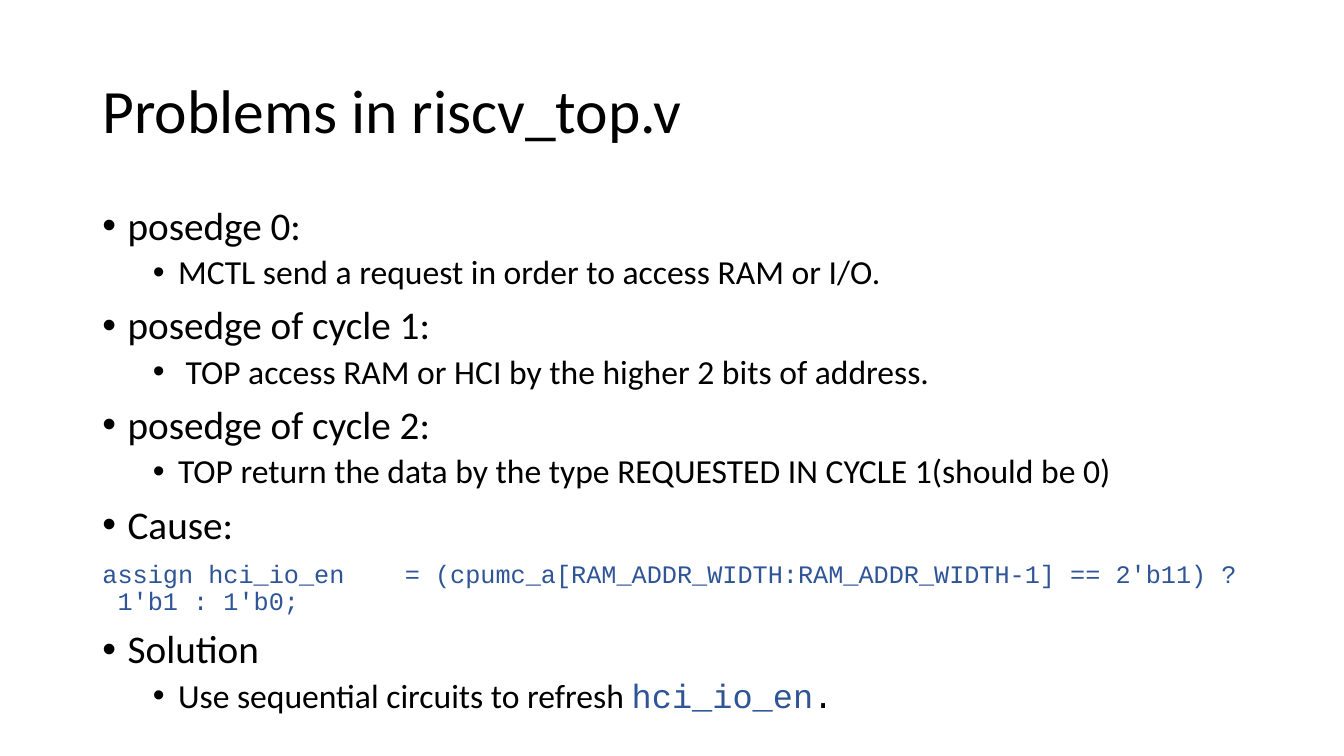
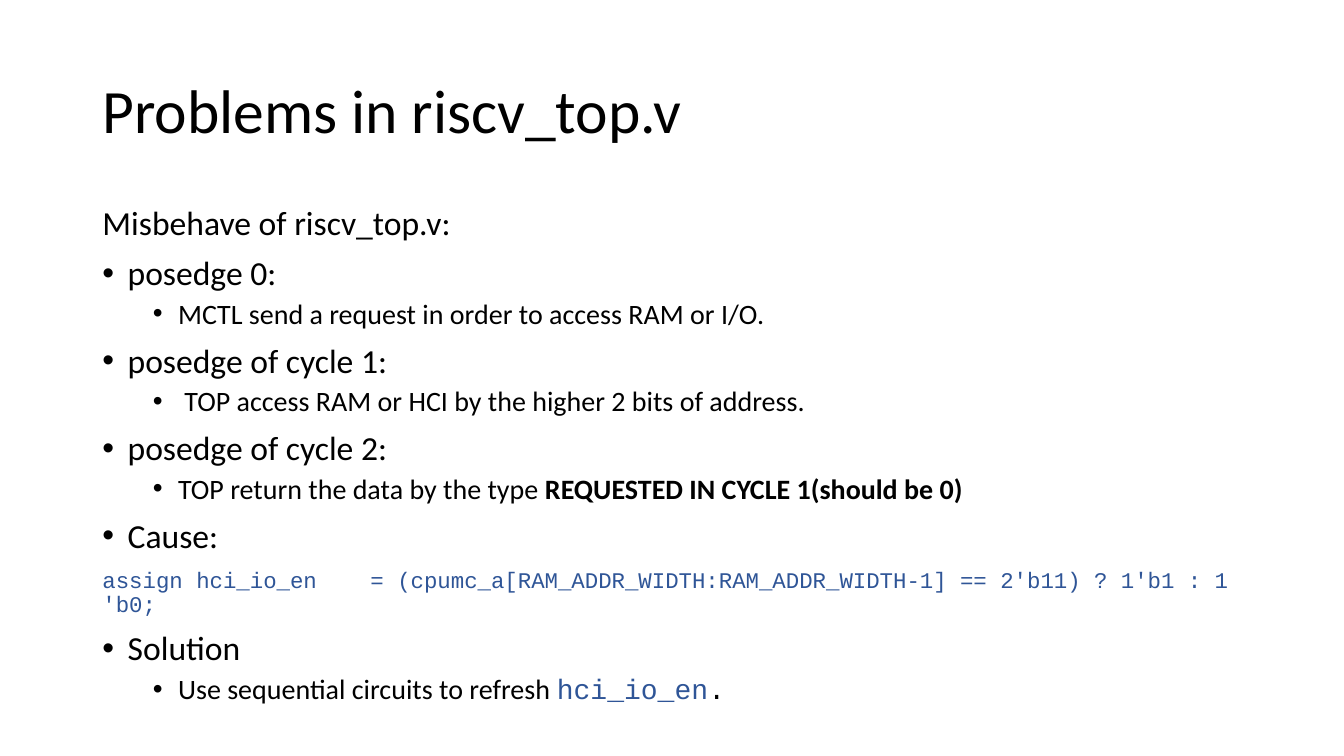
Before and after one commit to fstqwq/PipyV, a slide deck: slide 19 of arch_pre.pptx (slide 16 before the commit). Drawn at 1344x756 pixels with LibreOffice and Linux fonts; fonts in the diff are those of the drawing. Boxes give left, top, right and bottom in pixels: in the first picture for what was removed or moved away, otherwise in the second. Text is boxed around its words. In the diff, an @@ line names an element or a change of style, - is before the commit and + after.

```diff
--- a/arch_pre.pptx
+++ b/arch_pre.pptx
@@ text at bbox=[102, 211, 450, 241]: paragraph added @@
+Misbehave of riscv_top.v:
@@ text at bbox=[102, 261, 1228, 704]: size 28 to 24 pt in "posedge 0:", "posedge of cycle 1:", "posedge of cycle 2:", "Cause:" and 1 more places; size 24 to 20 pt in "MCTL send a request in order to ...", "TOP access RAM or HCI by the ...", "TOP return the data by the type ...", "Use sequential circuits to refresh hci_io_en."; bold on in "REQUESTED IN CYCLE 1(should be 0)"; size 18 to 16 pt in "assign hci_io_en = (cpumc_a[RAM_ADDR_WIDTH:RAM_ADDR_WIDTH-1] ..." @@
```
Also in this commit, not shown: 7 other slides changed, 3 slides added.
